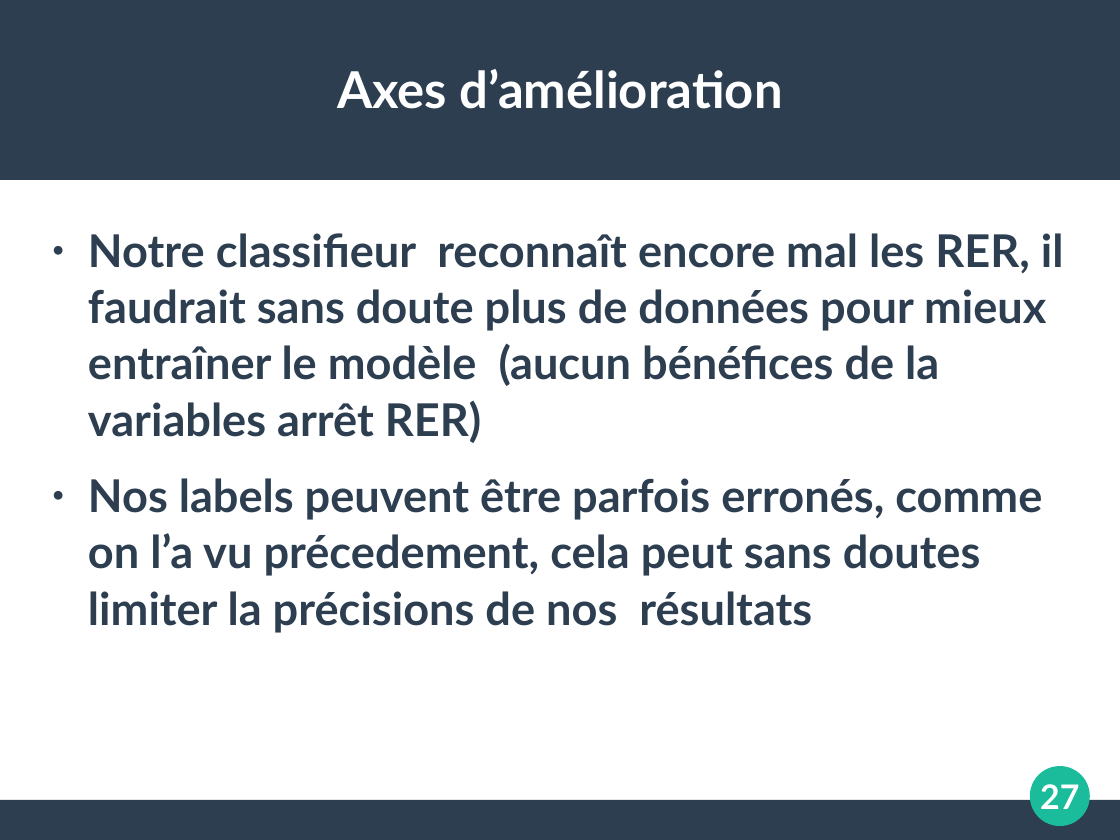
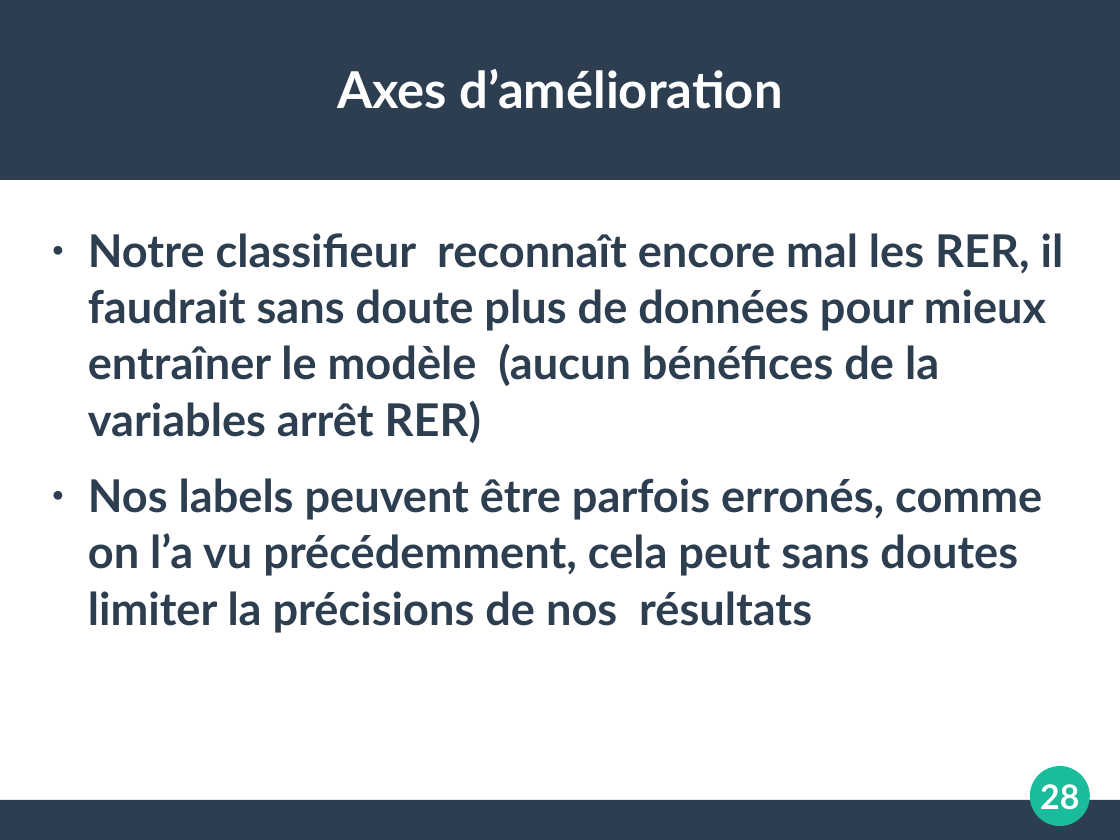
Before and after one commit to koper921/ProjetGps, a slide deck: slide 28 of Slide TER.ppt (slide 27 before the commit). Drawn at 1120x840 pixels with LibreOffice and Linux fonts; fonts in the diff are those of the drawing. Boxes give left, top, right and bottom in pixels: in the first picture for what was removed or moved away, otherwise in the second. Text is boxed around its words. In the diff, an @@ line names an element or a change of style, - is before the commit and + after.

```diff
--- a/Slide TER.ppt
+++ b/Slide TER.ppt
@@ text at box(88, 478, 1042, 633): text changed @@
-● Nos labels peuvent être parfois erronés, comme on l’a vu précedement, cela peut sans doutes limiter la précisions de nos résultats
+● Nos labels peuvent être parfois erronés, comme on l’a vu précédemment, cela peut sans doutes limiter la précisions de nos résultats
@@ page number at box(1040, 784, 1079, 810): text changed @@
-27
+28
```
Also in this commit, not shown: 12 other slides changed, 1 slide added, 3 other files.
